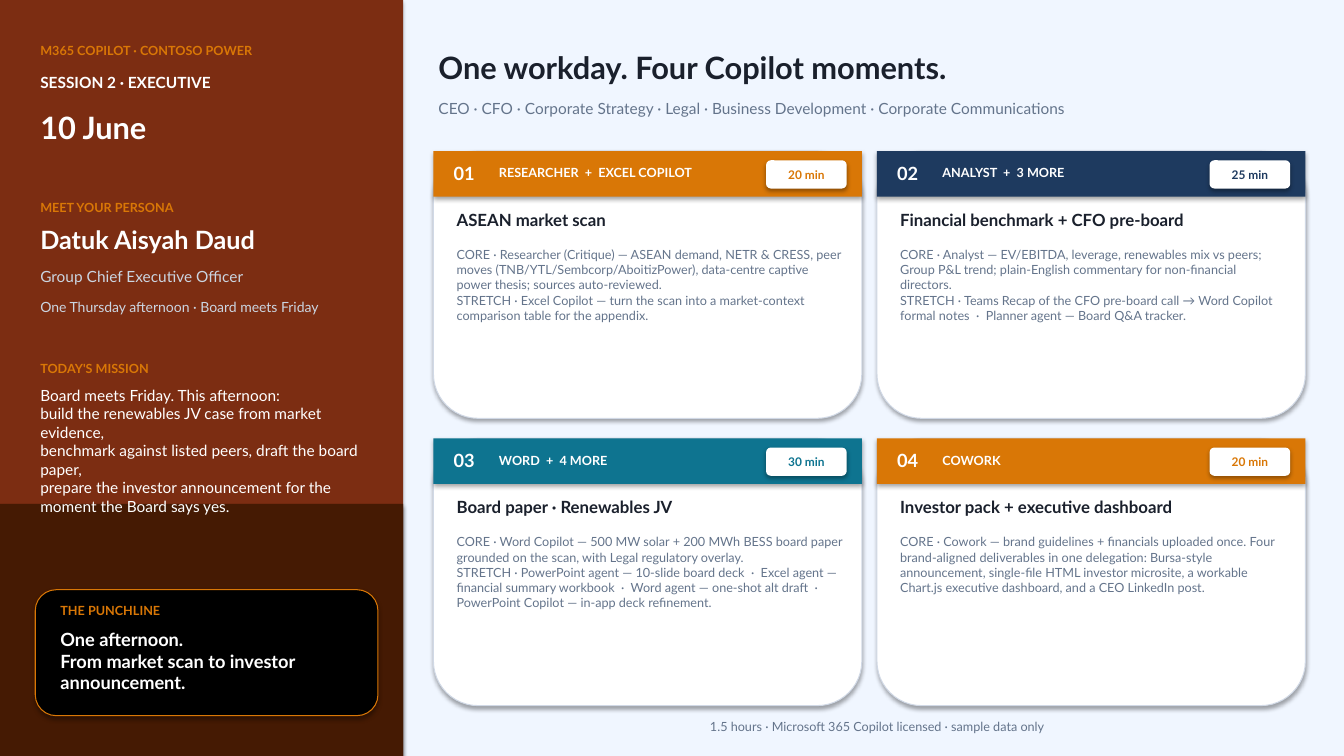
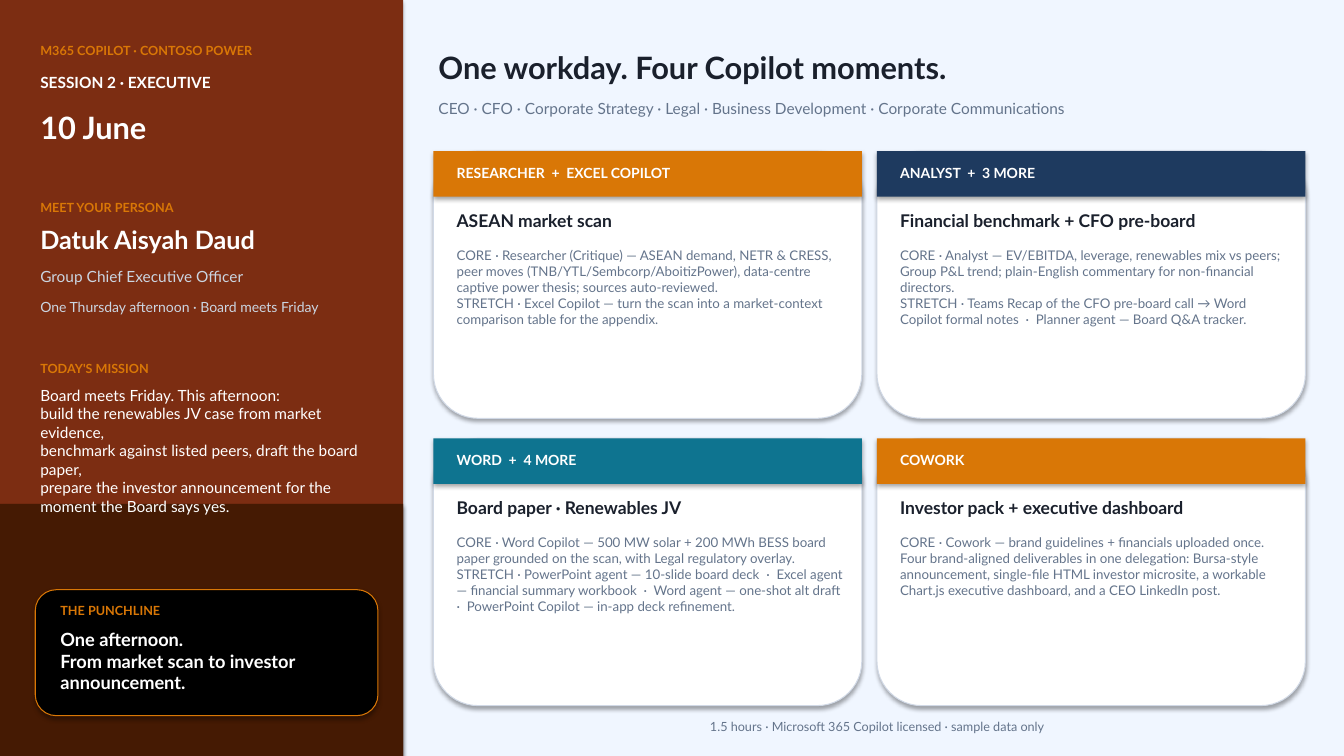
Before and after one commit to steffiyappy/contoso-power-copilot-immersion, a slide deck: slide 1 of Contoso Power Story - 10 June (Executive).pptx. Drawn at 1344x756 pixels with LibreOffice and Linux fonts; fonts in the diff are those of the drawing. Boxes give left, top, right and bottom in pixels: in the first picture for what was removed or moved away, otherwise in the second. Text is boxed around its words. In the diff, an @@ line names an element or a change of style, - is before the commit and + after.

```diff
--- a/Contoso Power Story - 10 June (Executive).pptx
+++ b/Contoso Power Story - 10 June (Executive).pptx
@@ text "RESEARCHER + EXCEL COPILOT": place and size @@
-text "RESEARCHER + EXCEL COPILOT" at [499,167,692,177]
+text "RESEARCHER + EXCEL COPILOT" at [457,167,670,178]
@@ text removed at [454,166,475,180] @@
-01
@@ rounded rectangle removed at [766,160,847,189] @@
@@ text removed at [788,170,825,179] @@
-20 min
@@ size 9 to 10 pt in 4 elements at [457,454,576,465], [900,454,964,465], [457,167,670,178], [900,167,1035,178] @@
@@ text "ANALYST + 3 MORE": place and size @@
-text "ANALYST + 3 MORE" at [942,167,1064,177]
+text "ANALYST + 3 MORE" at [900,167,1035,178]
@@ text removed at [897,166,918,180] @@
-02
@@ rounded rectangle removed at [1210,160,1291,189] @@
@@ text removed at [1232,170,1268,179] @@
-25 min
@@ text "WORD + 4 MORE": place and size @@
-text "WORD + 4 MORE" at [499,455,607,465]
+text "WORD + 4 MORE" at [457,454,576,465]
@@ rounded rectangle removed at [766,448,847,476] @@
@@ text "COWORK": place and size @@
-text "COWORK" at [942,455,1000,465]
+text "COWORK" at [900,454,964,465]
@@ rounded rectangle removed at [1210,448,1291,476] @@
@@ text removed at [454,453,475,467] @@
-03
@@ text removed at [788,457,825,466] @@
-30 min
@@ text removed at [897,453,918,467] @@
-04
@@ text removed at [1232,457,1268,466] @@
-20 min
@@ size 12 to 12.5 pt in 4 elements at [457,214,612,227], [900,214,1195,230], [457,501,682,517], [900,501,1183,517] @@
@@ size 9 to 9.5 pt in 4 elements at [457,250,831,327], [900,250,1280,327], [457,537,842,613], [900,537,1266,598] @@
```
Also in this commit, not shown: 2 other files.
